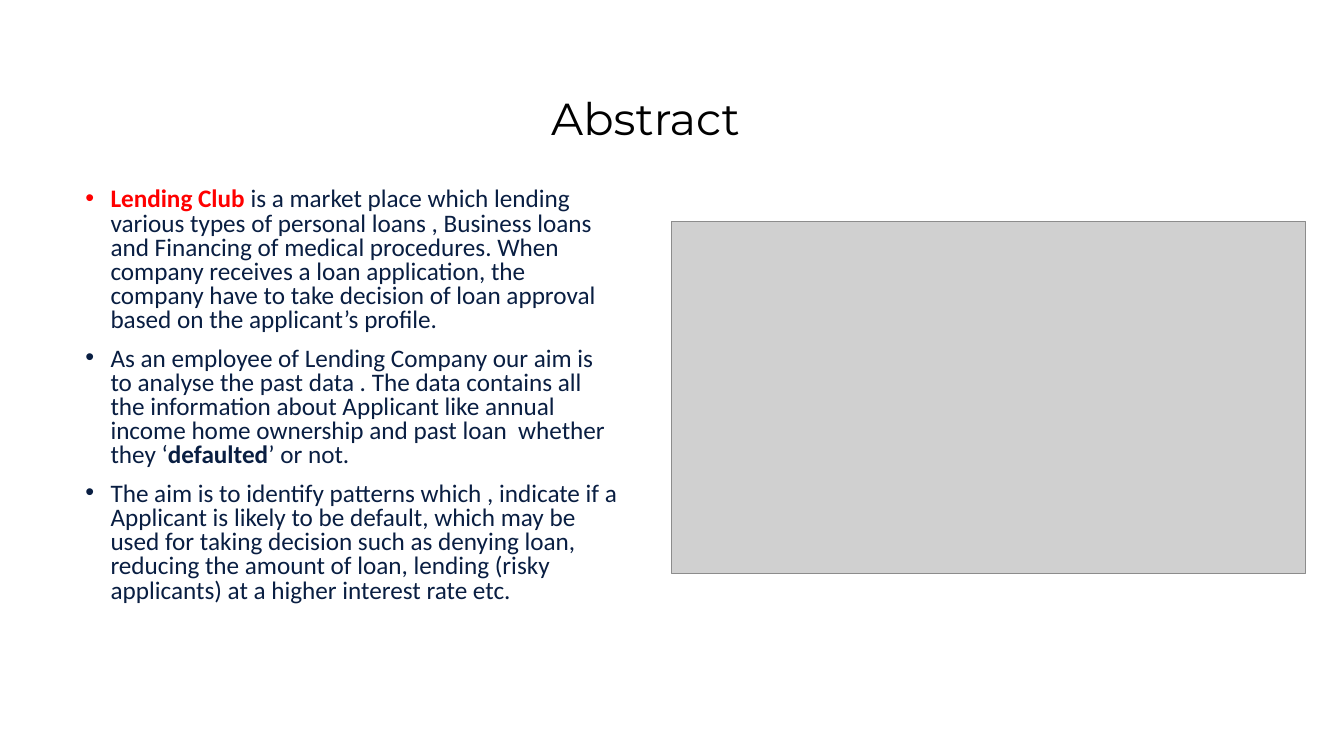
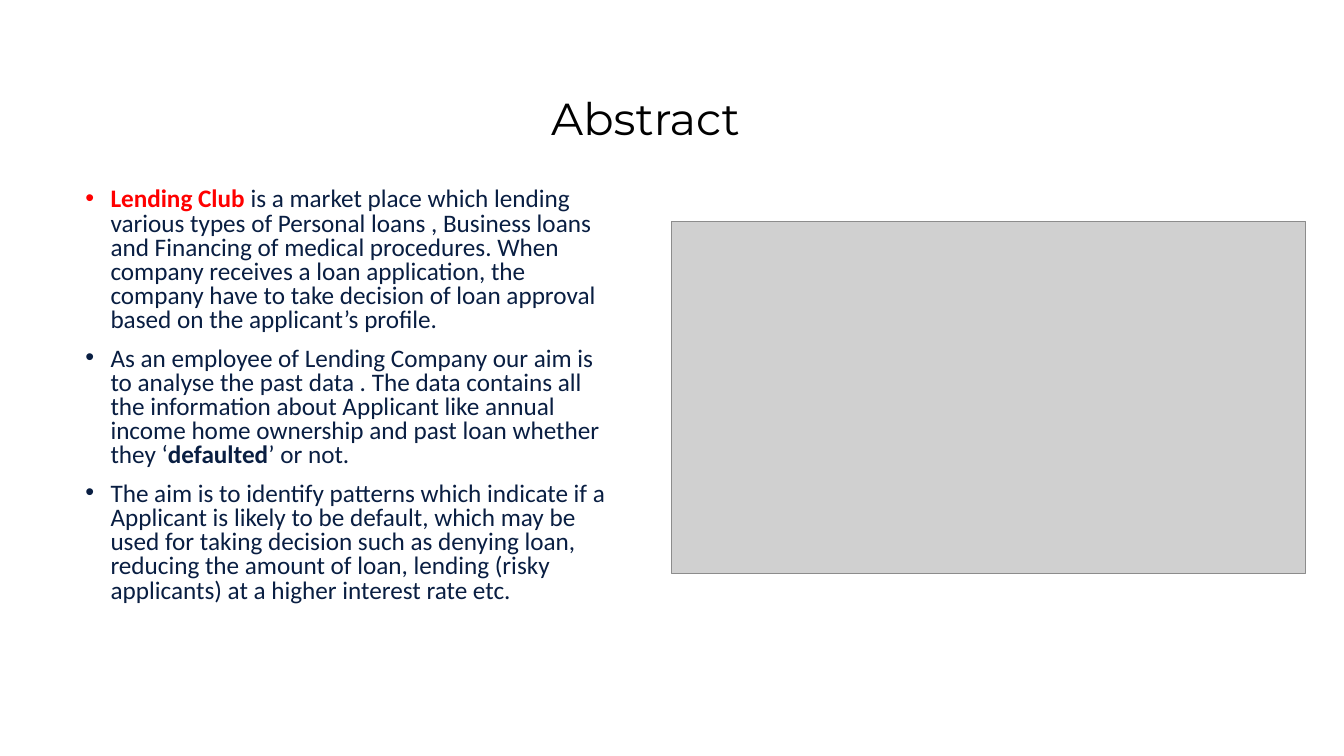
Before and after one commit to shuklavaibhav1994/Lending-Club-Case-Study, a slide deck: slide 2 of Lending_Club_Vaibhav_Pankaj.pptx. Drawn at 1344x756 pixels with LibreOffice and Linux fonts; fonts in the diff are those of the drawing; grey boxes stand for pictures; background and template pictures are left out. Boxes give left, top, right and bottom in pixels: in the first picture for what was removed or moved away, otherwise in the second. Text is boxed around its words. In the diff, an @@ line names an element or a change of style, - is before the commit and + after.

```diff
--- a/Lending_Club_Vaibhav_Pankaj.pptx
+++ b/Lending_Club_Vaibhav_Pankaj.pptx
@@ text at [111,189,595,332]: text changed @@
-• Lending Club is a market place which lending various types of personal loans , Business loans and Financing of medical procedures. When company receives a loan application, the company have to take decision of loan approval based on the applicant’s profile.
+• Lending Club is a market place which lending various types of Personal loans , Business loans and Financing of medical procedures. When company receives a loan application, the company have to take decision of loan approval based on the applicant’s profile.
@@ text at [111,484,605,604]: text changed @@
-• The aim is to identify patterns which , indicate if a Applicant is likely to be default, which may be used for taking decision such as denying loan, reducing the amount of loan, lending (risky applicants) at a higher interest rate etc.
+• The aim is to identify patterns which indicate if a Applicant is likely to be default, which may be used for taking decision such as denying loan, reducing the amount of loan, lending (risky applicants) at a higher interest rate etc.
```
Also in this commit, not shown: 21 other slides changed, 1 slide added.
